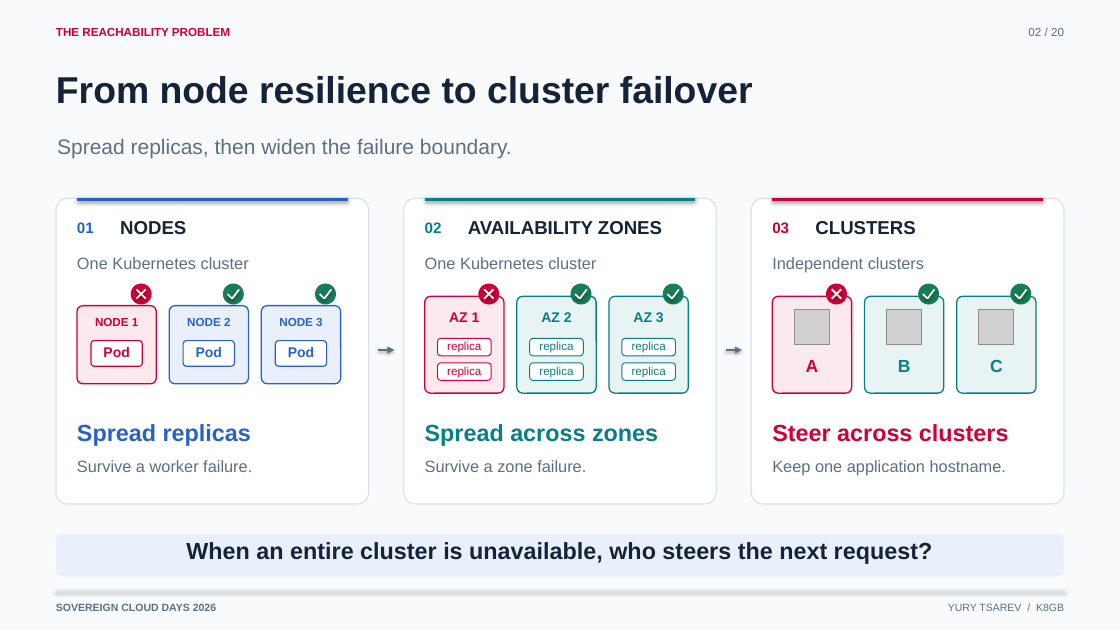
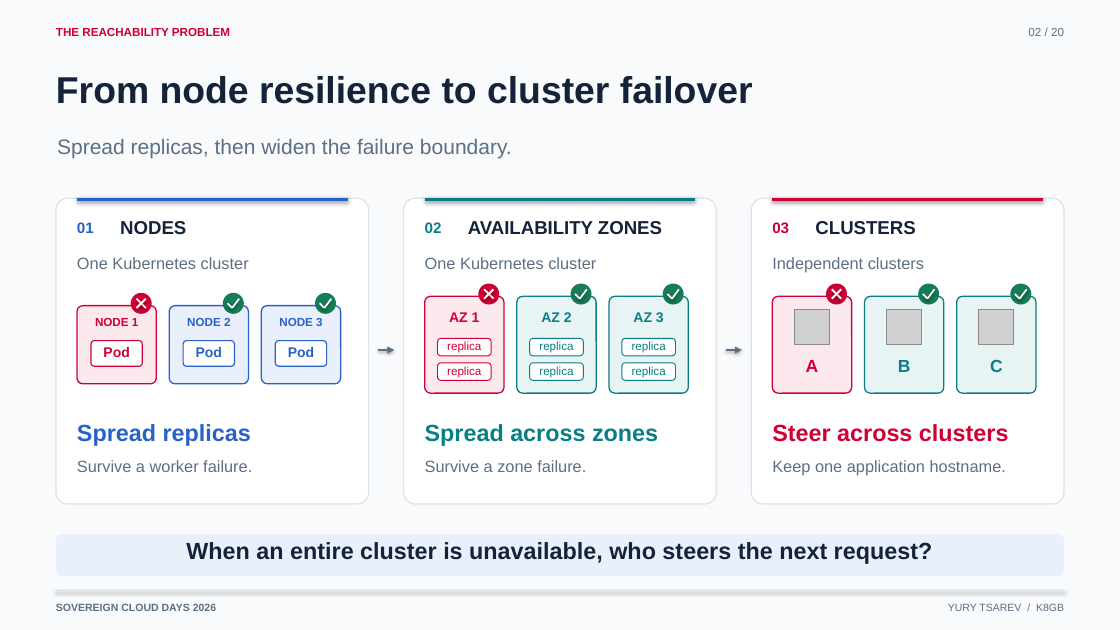
Before and after one commit to ytsarev/k8gb-sovereign-days-2026, a slide deck: slide 2 of slides/k8gb_sovereign_cloud_days_2026.pptx. Drawn at 1120x630 pixels with LibreOffice and Linux fonts; fonts in the diff are those of the drawing; grey boxes stand for pictures. Boxes give left, top, right and bottom in pixels: in the first picture for what was removed or moved away, otherwise in the second. Text is boxed around its words. In the diff, an @@ line names an element or a change of style, - is before the commit and + after.

```diff
--- a/slides/k8gb_sovereign_cloud_days_2026.pptx
+++ b/slides/k8gb_sovereign_cloud_days_2026.pptx
@@ 6 lines, 3 ellipses moved together from (x1=131, y1=284, x2=336, y2=305) to (x1=131, y1=293, x2=336, y2=314) @@
```
Also in this commit, not shown: 1 other file.
